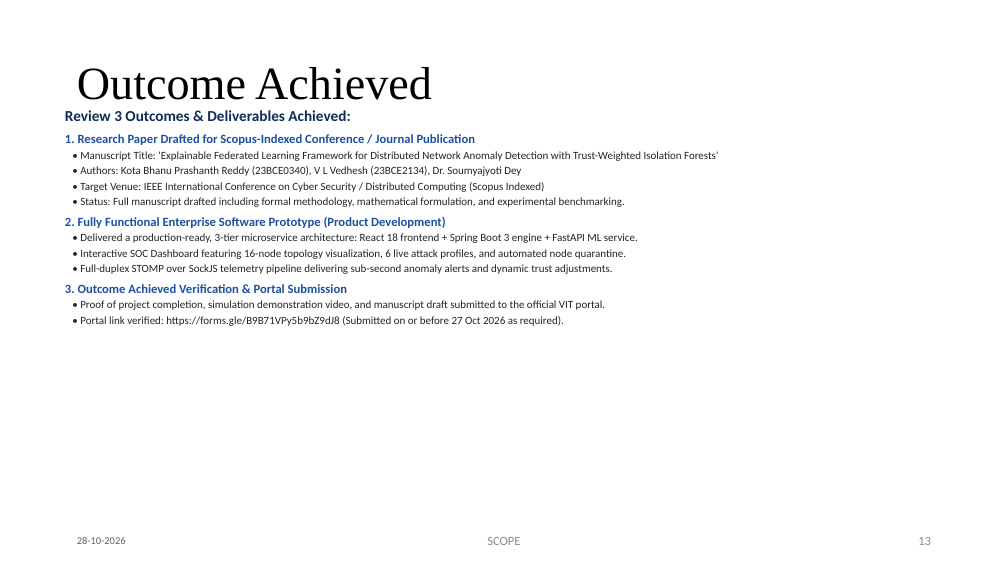
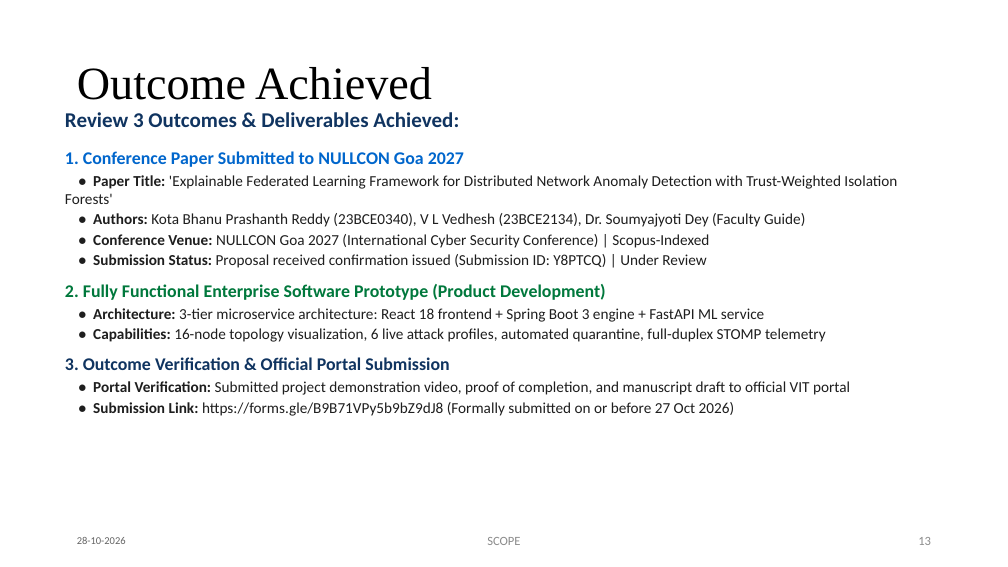
Before and after one commit to Prasanth4689/Federated-Anomaly-Detection, a slide deck: slide 13 of docs/BCSE497J_Review3_Presentation.pptx. Drawn at 1008x567 pixels with LibreOffice and Linux fonts; fonts in the diff are those of the drawing. Boxes give left, top, right and bottom in pixels: in the first picture for what was removed or moved away, otherwise in the second. Text is boxed around its words. In the diff, an @@ line names an element or a change of style, - is before the commit and + after.

Commit message:
Update BCSE497J_Review3_Presentation.pptx: clean formatting, conference paper outcome, readable font sizes

```diff
--- a/docs/BCSE497J_Review3_Presentation.pptx
+++ b/docs/BCSE497J_Review3_Presentation.pptx
@@ text at [65,112,606,300]: size 14.5 to 20 pt, text colour #102C57 to #103460 in "Review 3 Outcomes & Deliverables Achieved:"; size 12 to 17 pt, text colour #1E50A0 to #00783C in "2. Fully Functional Enterprise Software Prototype (Product ..."; more space between paragraphs @@
@@ text at [65,151,897,268]: text changed; size 10.5 to 14.5 pt; text colour #212529 to #1E1E1E @@
-1. Research Paper Drafted for Scopus-Indexed Conference / Journal Publication
-• Manuscript Title: 'Explainable Federated Learning Framework for Distributed Network Anomaly Detection with Trust-Weighted Isolation Forests'
-• Authors: Kota Bhanu Prashanth Reddy (23BCE0340), V L Vedhesh (23BCE2134), Dr. Soumyajyoti Dey
-• Target Venue: IEEE International Conference on Cyber Security / Distributed Computing (Scopus Indexed)
-• Status: Full manuscript drafted including formal methodology, mathematical formulation, and experimental benchmarking.
+1. Conference Paper Submitted to NULLCON Goa 2027
+• Paper Title: 'Explainable Federated Learning Framework for Distributed Network Anomaly Detection with Trust-Weighted Isolation Forests'
+• Authors: Kota Bhanu Prashanth Reddy (23BCE0340), V L Vedhesh (23BCE2134), Dr. Soumyajyoti Dey (Faculty Guide)
+• Conference Venue: NULLCON Goa 2027 (International Cyber Security Conference) | Scopus-Indexed
+• Submission Status: Proposal received confirmation issued (Submission ID: Y8PTCQ) | Under Review
@@ text at [65,308,850,416]: text changed; size 10.5 to 14.5 pt; text colour #212529 to #1E1E1E @@
-• Delivered a production-ready, 3-tier microservice architecture: React 18 frontend + Spring Boot 3 engine + FastAPI ML service.
-• Interactive SOC Dashboard featuring 16-node topology visualization, 6 live attack profiles, and automated node quarantine.
-• Full-duplex STOMP over SockJS telemetry pipeline delivering sub-second anomaly alerts and dynamic trust adjustments.
-3. Outcome Achieved Verification & Portal Submission
-• Proof of project completion, simulation demonstration video, and manuscript draft submitted to the official VIT portal.
-• Portal link verified: https://forms.gle/B9B71VPy5b9bZ9dJ8 (Submitted on or before 27 Oct 2026 as required).
+• Architecture: 3-tier microservice architecture: React 18 frontend + Spring Boot 3 engine + FastAPI ML service
+• Capabilities: 16-node topology visualization, 6 live attack profiles, automated quarantine, full-duplex STOMP telemetry
+3. Outcome Verification & Official Portal Submission
+• Portal Verification: Submitted project demonstration video, proof of completion, and manuscript draft to official VIT portal
+• Submission Link: https://forms.gle/B9B71VPy5b9bZ9dJ8 (Formally submitted on or before 27 Oct 2026)
```
Also in this commit, not shown: 13 other slides changed.
